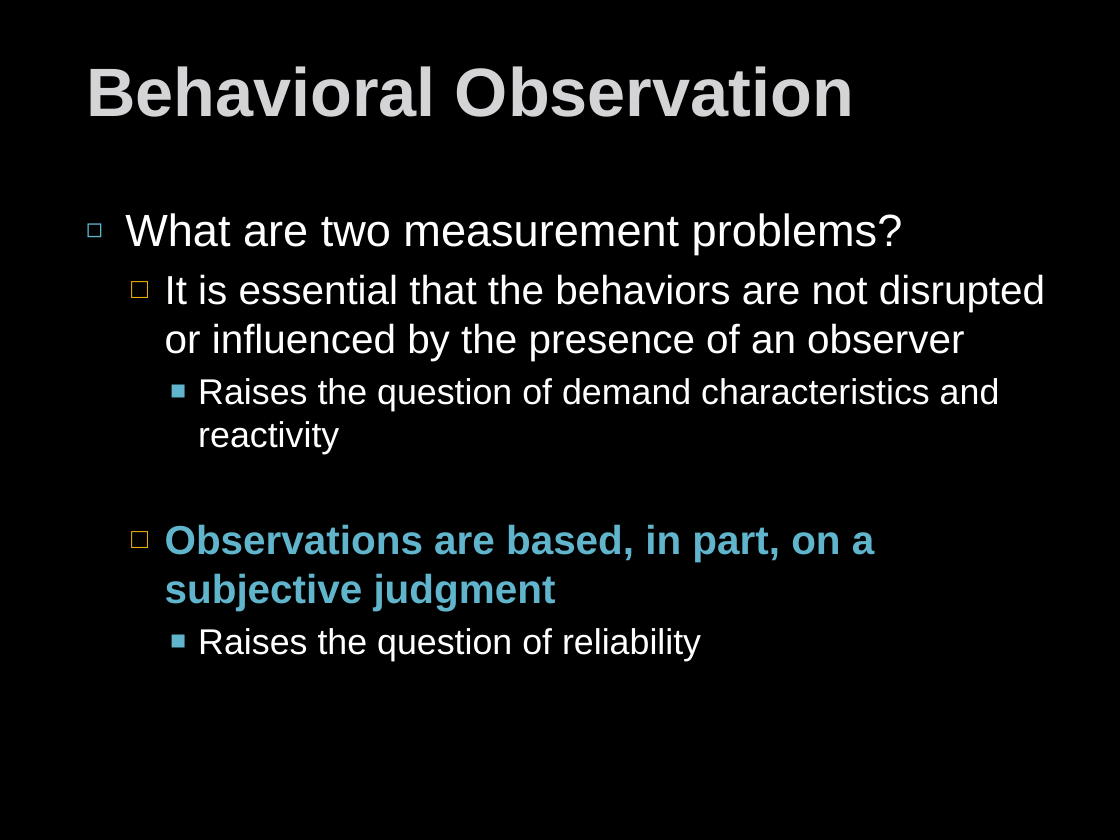
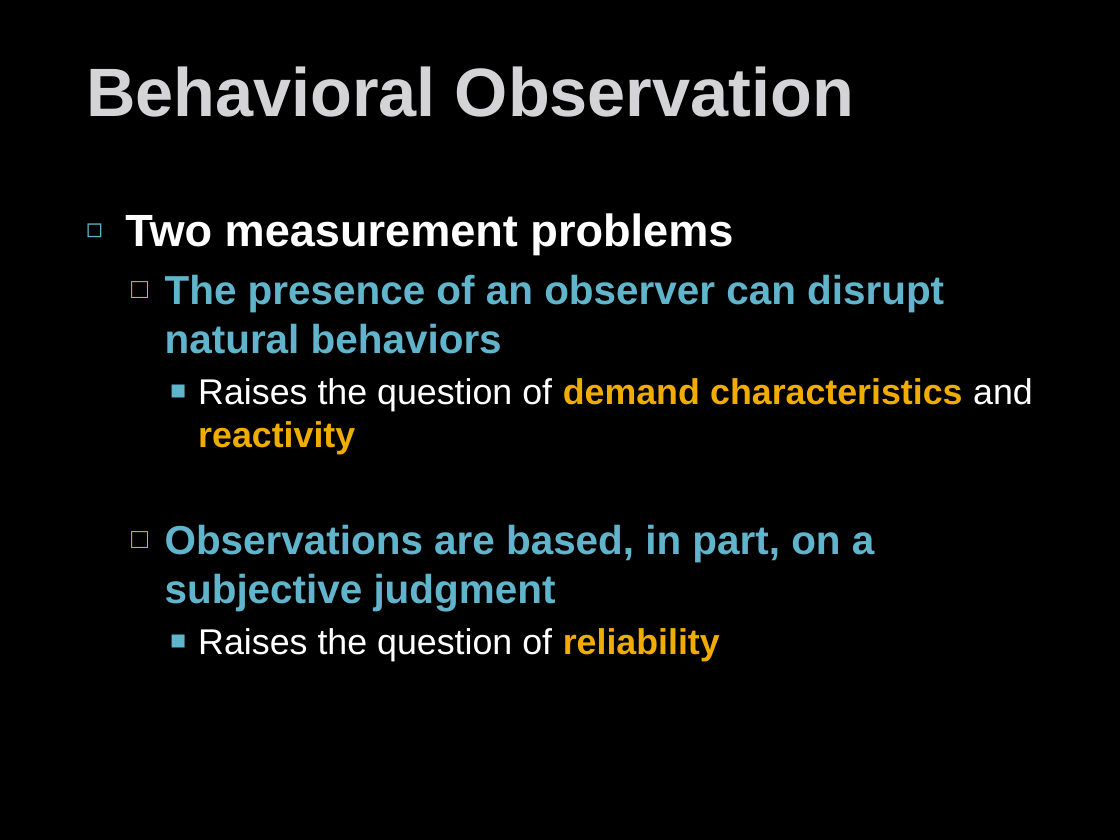
Before and after one commit to npm27/Teaching-Materials, a slide deck: slide 4 of Research Methods/Slides/Chapter 13.pptx. Drawn at 1120x840 pixels with LibreOffice and Linux fonts; fonts in the diff are those of the drawing. Boxes give left, top, right and bottom in pixels: in the first picture for what was removed or moved away, otherwise in the second. Text is boxed around its words. In the diff, an @@ line names an element or a change of style, - is before the commit and + after.

Commit message:
Update slides

```diff
--- a/Research Methods/Slides/Chapter 13.pptx
+++ b/Research Methods/Slides/Chapter 13.pptx
@@ text at (125, 213, 944, 354): text changed; text colour #FFFFFF to #60B5CC; bold on @@
-◻ What are two measurement problems?
-  □ It is essential that the behaviors are not disrupted or influenced by the presence of an observer
+◻ Two measurement problems
+  □ The presence of an observer can disrupt natural behaviors
@@ text at (198, 378, 1033, 661): text colour #FFFFFF to #F0AD00, bold on in "demand characteristics reactivity", "reliability" @@
```
Also in this commit, not shown: 1 other slide changed, 8 slides added, 28 slides removed, 3 other files.
